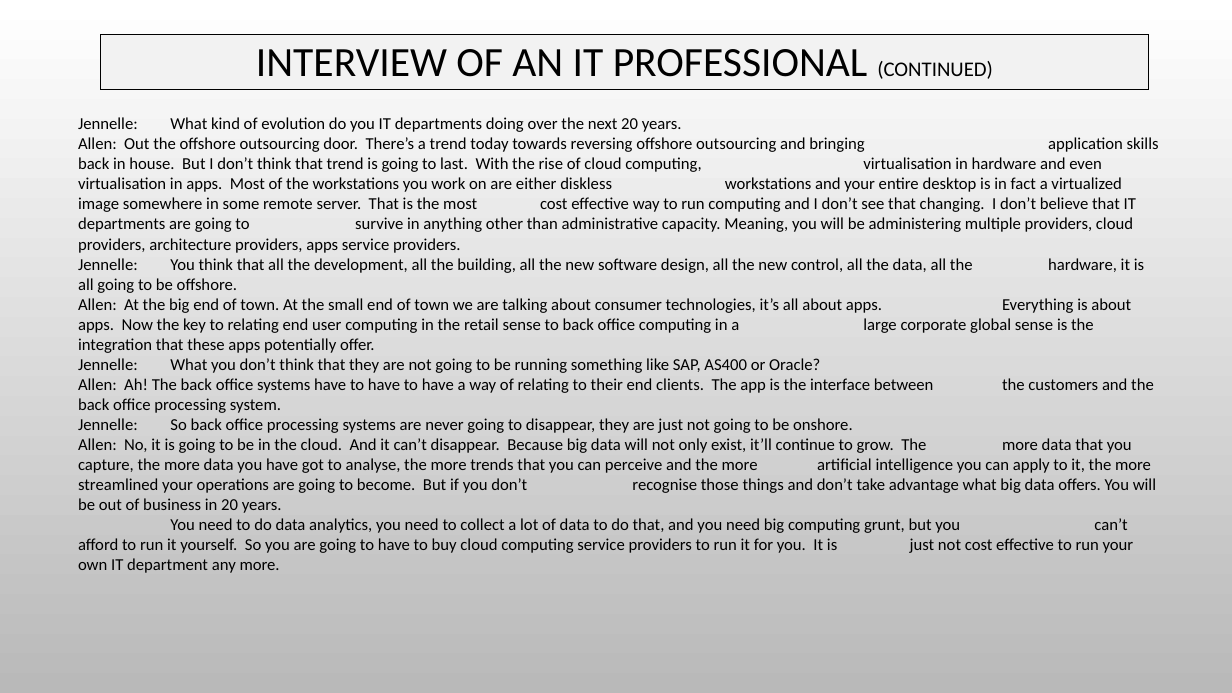
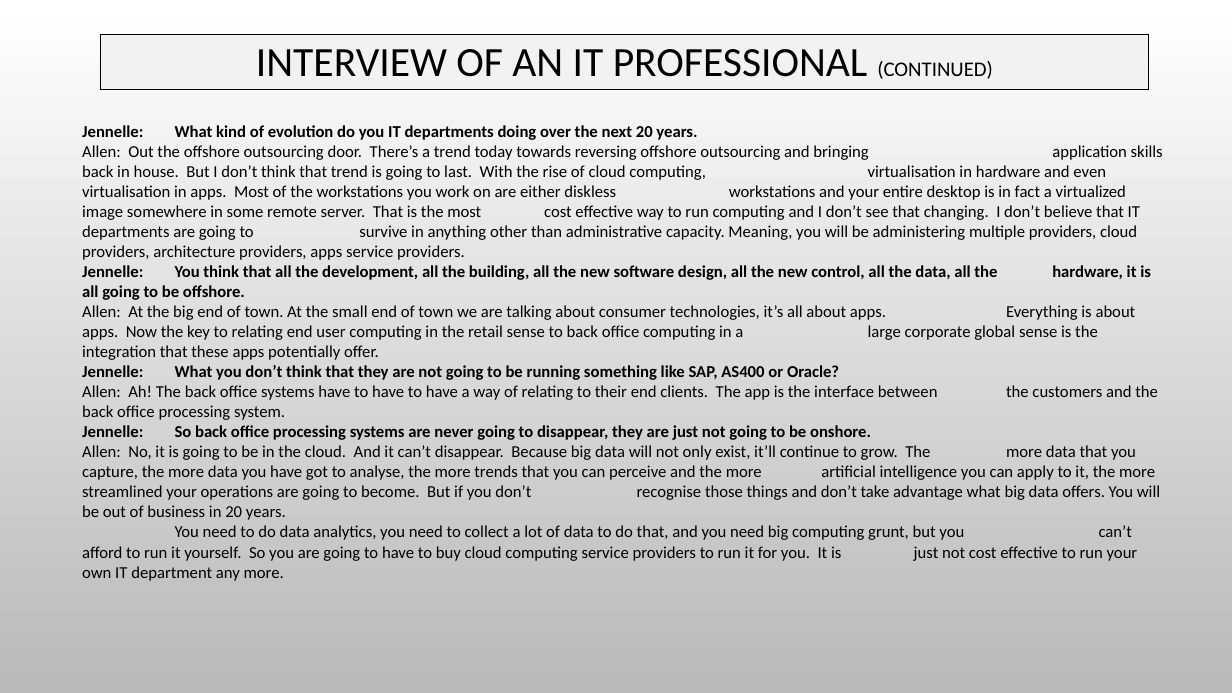
Before and after one commit to s3805194/Restless-Bolters, a slide deck: slide 16 of The Restless Bolters Assessment Report.pptx (slide 15 before the commit). Drawn at 1232x693 pixels with LibreOffice and Linux fonts; fonts in the diff are those of the drawing; background and template pictures are left out. Boxes give left, top, right and bottom in pixels: in the first picture for what was removed or moved away, otherwise in the second. Text is boxed around its words. In the diff, an @@ line names an element or a change of style, - is before the commit and + after.

```diff
--- a/The Restless Bolters Assessment Report.pptx
+++ b/The Restless Bolters Assessment Report.pptx
@@ text "Jennelle: What kind of evolution ...": place and size @@
-text "Jennelle: What kind of evolution ..." at (78, 117, 1159, 573)
+text "Jennelle: What kind of evolution ..." at (82, 125, 1163, 581)
@@ text at (82, 125, 1151, 440): bold on in "Jennelle: What kind of evolution do you ...", "Jennelle: You think that all the development, ...", "Jennelle: What you don’t think that they ...", "Jennelle: So back office processing systems are ..." @@
```
Also in this commit, not shown: 6 other slides changed, 10 slides added, 1 slide removed.
